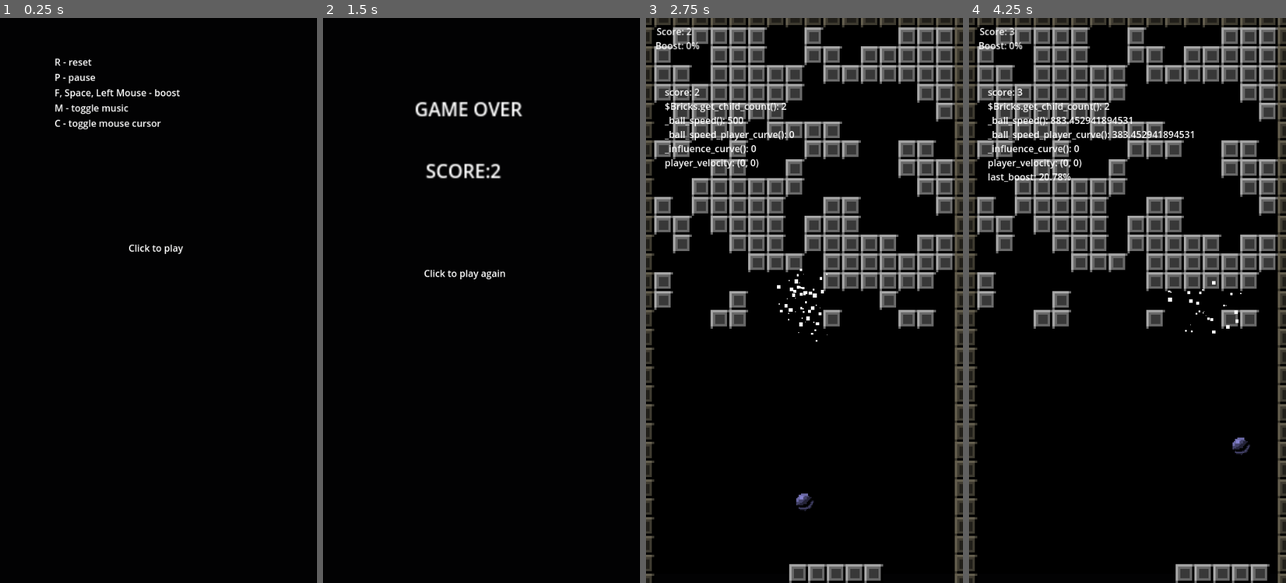
Above: before the commit, frames 1-4 (left to right).
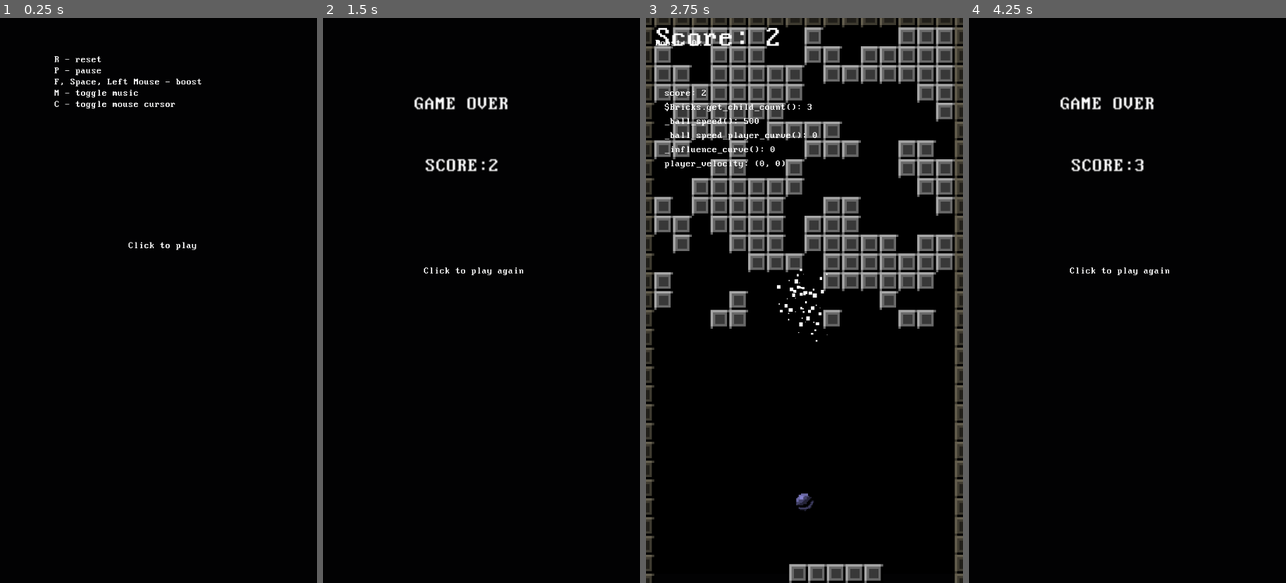
Above: after the commit, the same moments.

Repository: arunas-cesonis/pingpong2
Game: Godot game, scene res://main.tscn
The game is run twice, just before and just after one commit, with the same random seed, the same clock (stepped at 60 frames per second) and the same inputs.
Inputs (mouse positions are in pixels of both pictures, inside the frame that each line leads up to):
- Up to frame 1 (0.25 s): no input
- Up to frame 2 (1.5 s): tap Enter (Start) at 0.5 s; move the mouse to (551, 272) at 0.52 s; tap F (Boost) at 0.6, 1.35 s; move the mouse to (418, 328) at 1.27 s
- Up to frame 3 (2.75 s): tap Enter (Start) at 2, 2.1 s; move the mouse to (836, 176) at 2.02 s; tap F (Boost) at 2.3 s
- Up to frame 4 (4.25 s): move the mouse to (1111, 413) at 2.77 s; tap C (Toggle Cursor) at 2.85 s; tap F (Boost) at 3.05, 3.8 s; move the mouse to (1222, 385) at 3.52 s; tap M (Toggle Music) at 3.6 s

The runs differ from the first frame. In frame 1, 1.4% of the frame differs, in the area x 17-64%, y 6-42%; in frame 2, 1.7%; in frame 3, 2.0%; in frame 4, 30%, in the area x 0-100%, y 0-100%.

Commit message:
Add DOS font

Diff:
--- a/brick.gd
+++ b/brick.gd
@@ -7,7 +7,8 @@
 enum Status {OK, DAMAGED, DEAD}
 
 var status: Status = Status.OK
-var gen: int = -1
+var tween: Tween = null
+var attached: bool = true
 
 var UNHEALTHY: Color = Color.hex(0xc8d627ff)
 var HEALTHY: Color = Color.WHITE
@@ -43,6 +44,8 @@
 	return false
 
 func _ready() -> void:
+	# self.modulate.a = 0.0
+	# create_tween().tween_property(self, "modulate:a", 1.0, 0.2)
 	_update_health_visuals()
 
 # Called every frame. 'delta' is the elapsed time since the previous frame.
--- a/brick.tscn
+++ b/brick.tscn
@@ -21,3 +21,10 @@
 [node name="CollisionShape2D" type="CollisionShape2D" parent="."]
 visible = false
 shape = SubResource("RectangleShape2D_br3nh")
+
+[node name="Debug" type="Label" parent="."]
+offset_left = -15.0
+offset_top = -15.0
+offset_right = 25.0
+offset_bottom = 8.0
+theme_override_font_sizes/font_size = 12
--- a/bricks.gd
+++ b/bricks.gd
@@ -4,7 +4,7 @@
 const Brick = preload("res://brick.gd")
 
 const BRICKS_W := 16
-const BRICKS_H := 29
+const BRICKS_H := 28
 const BRICKS_INIT_H := 16
 const TOP_OFFSET := 16
 const LEFT_OFFSET := 14
@@ -14,12 +14,13 @@
 var voronoi_image: Image = null
 
 @onready var container := $Container
+@onready var free_container := $FreeContainer
 @onready var texture_polygon := $SubViewportContainer/SubViewport/Polygon2D
 @onready var texture_subviewport: SubViewport = $SubViewportContainer/SubViewport
 
 const SCROLL_TIME := 0.2
 const SCROLL_SPAWN_TIME := 1.0
-const SCROLL_WAIT := 4.0
+const SCROLL_WAIT := 1.0
 const SMOOTH_SCROLL := false
 
 var scroll_amount := Vector2.ZERO
@@ -77,7 +78,8 @@
 	create_tween().tween_property(self, "voronoi_offset", Vector2(0.0, offset_y), SCROLL_TIME).as_relative()
 	for child in container.get_children():
 		var brick: Brick = child
-		brick.create_tween().tween_property(brick, "position", scroll_amount, SCROLL_TIME).as_relative()
+		brick.tween = brick.create_tween()
+		brick.tween.tween_property(brick, "position", scroll_amount, SCROLL_TIME).as_relative()
 
 	if not is_inside_tree():
 		return false
@@ -107,6 +109,64 @@
 	_ready_create_bricks()
 	_scroll_loop()
 
+func _find_detached() -> Array[Brick]:
+	var stack: Array[int] = []
+	var bricks: Array[Brick] = []
+	bricks.resize(BRICKS_W * BRICKS_H)
+	bricks.fill(null)
+
+	for child in container.get_children():
+		var brick: Brick = child
+		var x := floori((brick.position.x - LEFT_OFFSET) / 32.0)
+		var y := floori((brick.position.y - TOP_OFFSET) / 32.0)
+		var index := x + y * BRICKS_W
+		if index >= bricks.size():
+			brick.queue_free()
+			continue
+		assert(bricks[index] == null)
+		brick.attached = false
+		bricks[index] = brick
+
+	for y in range(0, 2):
+		for x in range(BRICKS_W):
+			var index: int = x + y * BRICKS_W
+			if bricks[index]:
+				bricks[index].attached = true
+				stack.push_back(index)
+
+
+	var out := ""
+	for y in range(BRICKS_H):
+		for x in range(BRICKS_W):
+			var index: int = x + y * BRICKS_W
+			out += "X" if bricks[index] else "."
+		out += "\n"
+	$Debug.text = out
+
+	while stack:
+		var index: int = stack.pop_back()
+		var x := index % BRICKS_W
+		@warning_ignore("integer_division")
+		var y := index / BRICKS_W
+		var indices: Array[int] = []
+		if x > 0:
+			indices.append(x - 1 + y * BRICKS_W)
+		if y > 0:
+			indices.append(x + (y - 1) * BRICKS_W)
+		if x < BRICKS_W:
+			indices.append(x + 1 + y * BRICKS_W)
+		if y < BRICKS_H:
+			indices.append(x + (y + 1) * BRICKS_W)
+		for other in indices:
+			if bricks[other]:
+				bricks[other].attached = true
+				bricks[other] = null
+				stack.push_back(other)
+
+	return bricks.filter(func(x): return x)
+
 func _process(_delta: float) -> void:
 	if SMOOTH_SCROLL:
 		_update_voronoi_parameters()
+	# _find_detached()
+	# print(_find_detached().size())
--- a/bricks.tscn
+++ b/bricks.tscn
@@ -1,7 +1,8 @@
-[gd_scene load_steps=4 format=3 uid="uid://ks1v6g6xn1p7"]
+[gd_scene load_steps=5 format=3 uid="uid://ks1v6g6xn1p7"]
 
 [ext_resource type="Script" path="res://bricks.gd" id="1_fj2te"]
 [ext_resource type="Shader" path="res://voronoi.gdshader" id="2_iq0s6"]
+[ext_resource type="FontFile" uid="uid://rpw4xn27rpv2" path="res://fonts/Perfect DOS VGA 437.ttf" id="3_fpbqc"]
 
 [sub_resource type="ShaderMaterial" id="ShaderMaterial_4tget"]
 shader = ExtResource("2_iq0s6")
@@ -30,3 +31,8 @@
 polygon = PackedVector2Array(0, 0, 540, 0, 540, 960, 0, 960)
 
 [node name="Container" type="Node2D" parent="."]
+
+[node name="Debug" type="Label" parent="."]
+offset_right = 40.0
+offset_bottom = 23.0
+theme_override_fonts/font = ExtResource("3_fpbqc")
--- a/game.tscn
+++ b/game.tscn
@@ -118,22 +118,6 @@
 [node name="Debug" type="Node2D" parent="."]
 script = ExtResource("3_xqd3c")
 
-[node name="Score" type="Label" parent="."]
-offset_left = 18.0
-offset_top = 11.0
-offset_right = 66.0
-offset_bottom = 34.0
-scale = Vector2(0.991981, 1.00736)
-text = "Score:"
-
-[node name="BoostLabel" type="Label" parent="."]
-offset_left = 16.0
-offset_top = 35.0
-offset_right = 64.0
-offset_bottom = 58.0
-scale = Vector2(0.991981, 1.00736)
-text = "Boost:"
-
 [node name="Sounds" type="Node" parent="."]
 
 [node name="Collision2" type="AudioStreamPlayer" parent="Sounds"]
@@ -162,3 +146,20 @@
 position = Vector2(174, 0)
 rotation = 1.5708
 scale = Vector2(1, -1)
+
+[node name="Score" type="Label" parent="."]
+offset_left = 18.0
+offset_top = 11.0
+offset_right = 66.0
+offset_bottom = 34.0
+scale = Vector2(0.991981, 1.00736)
+theme_override_font_sizes/font_size = 48
+text = "Score:"
+
+[node name="BoostLabel" type="Label" parent="."]
+offset_left = 16.0
+offset_top = 35.0
+offset_right = 65.0
+offset_bottom = 58.0
+scale = Vector2(0.991981, 1.00736)
+text = "Boost:"
--- a/project.godot
+++ b/project.godot
@@ -27,6 +27,12 @@
 [editor_plugins]
 
 enabled=PackedStringArray()
+
+[gui]
+
+theme/custom_font="res://fonts/Perfect DOS VGA 437.ttf"
+theme/default_font_antialiasing=0
+theme/default_font_hinting=0
 
 [input]
 
Binary file added: fonts/Perfect DOS VGA 437.ttf
Not shown, added: fonts/Perfect DOS VGA 437.ttf.import
